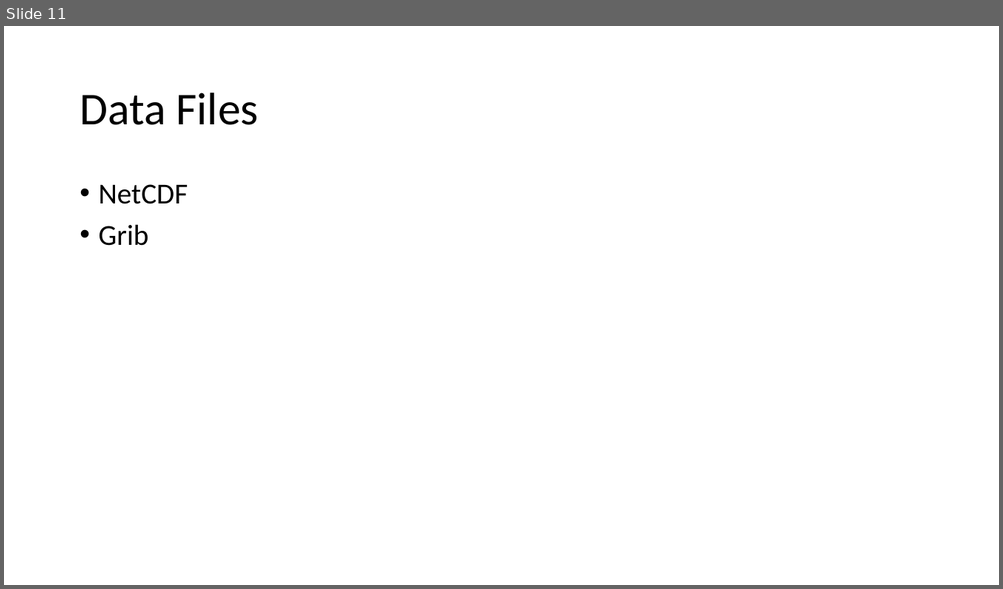
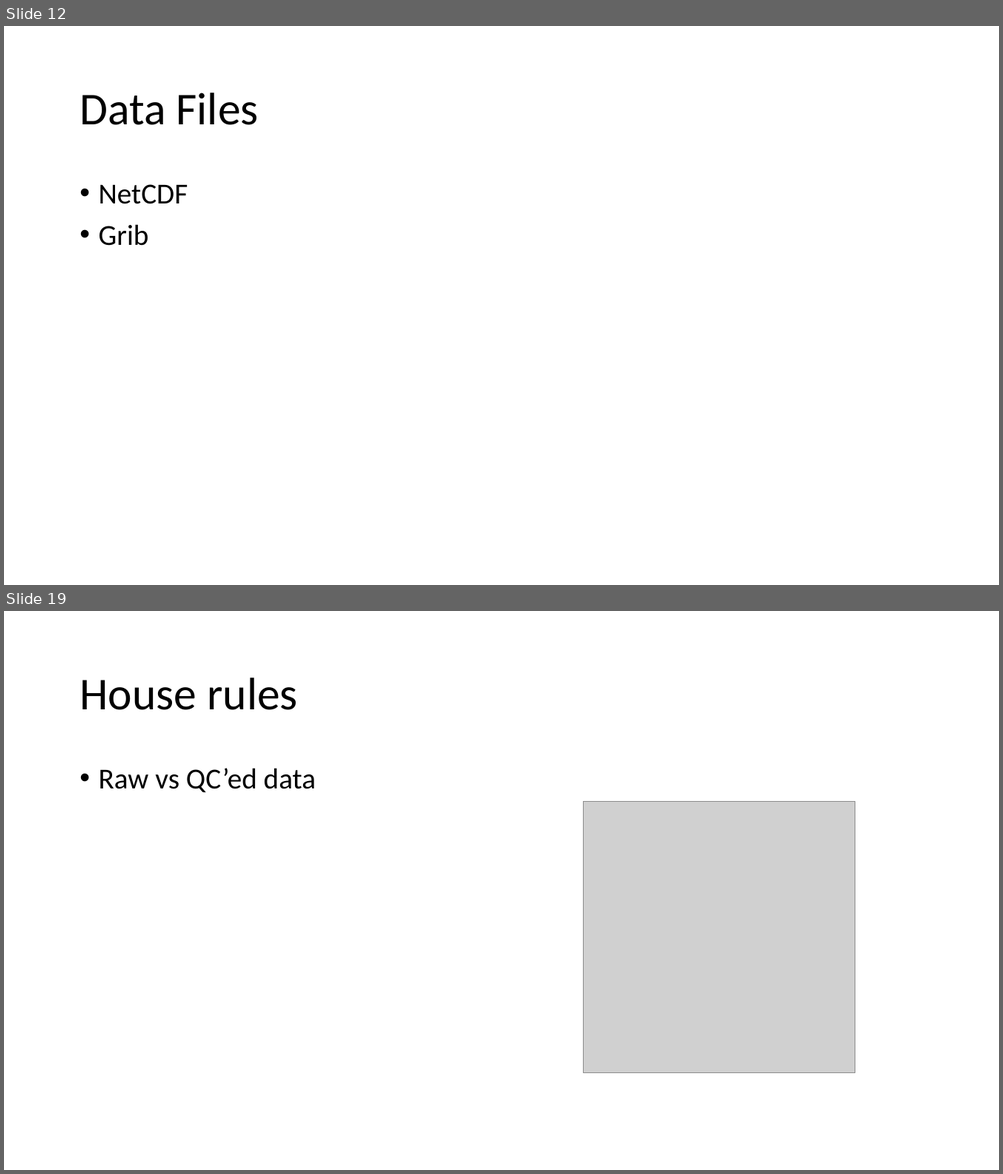
Before and after one commit to billinkc/presentations, a slide deck: IntegratingWeatherData/IntegratingWeatherData.pptx. Shown one above the other, each under a label of ours: slide 11 before the commit, slides 12 and 19 after it; the slides between them are not shown. The pictures are 1003x589 and 1003x1174 pixels, drawn with LibreOffice and Linux fonts; fonts in the diff are those of the drawing; grey boxes stand for pictures. Boxes give left, top, right and bottom in pixels: in the first picture for what was removed or moved away, otherwise in the second. Text is boxed around its words. In the diff, an @@ line names an element or a change of style, - is before the commit and + after.

```diff
--- a/IntegratingWeatherData/IntegratingWeatherData.pptx
+++ b/IntegratingWeatherData/IntegratingWeatherData.pptx
@@ slide 19 added at <box>4,611,999,1170</box>, background #FFFFFF @@
@@ title added at <box>79,678,298,710</box>, 44 pt, text #000000 @@
+House rules
@@ text added at <box>99,768,316,793</box>, 28 pt, text #000000 @@
+• Raw vs QC’ed data
@@ picture added at <box>583,801,855,1073</box> @@
@@ what was slide 11 is now slide 12 @@
```
Also in this commit, not shown: 3 slides changed, 11 other slides added, 1 slide removed, 1 other file.
